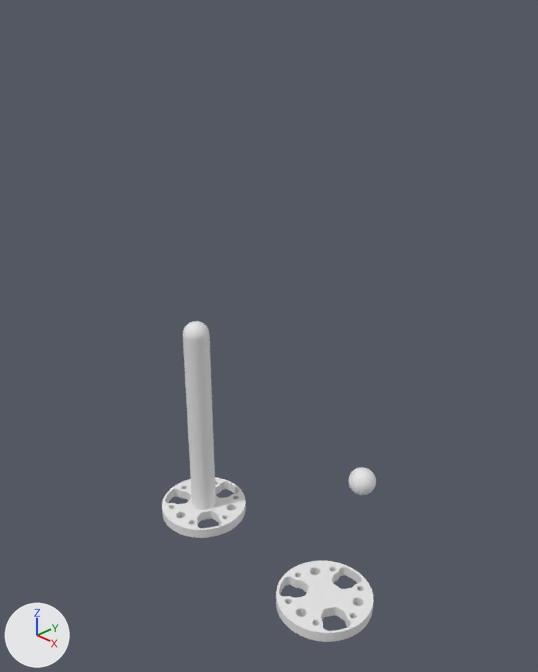
Before and after pictures for a commit that changed the Blender file assets/custom_accessory-pushT.blend.
Camera for both pictures: a 50 mm lens placed at (0.202, -0.153, 0.201), pointed at (0.035, 0.005, 0.09). Lighting does not change. The marker at lower left points along +X, +Y and +Z. The picture after the commit comes second.

The older version as bpy lines, for what is in view:
```python
me_cylinder = bpy.data.meshes.new('Cylinder')
me_cylinder.from_pydata(...)  # 289 vertices, 289 faces; spans x -1.0..1.0, y -1.0..1.0, z -1.12..1.0
me_cylinder.materials.append(None)
me_link6 = bpy.data.meshes.new('link6')
me_link6.from_pydata(...)  # 566 vertices, 1176 faces; spans x -0.0175..0.0174, y -0.0175..0.0175, z -0.004..0.0
me_link6_003 = bpy.data.meshes.new('link6.003')
me_link6_003.from_pydata(...)  # 566 vertices, 1176 faces; spans x -0.0175..0.0174, y -0.0175..0.0175, z -0.004..0.0
ob_cylinder = bpy.data.objects.new('Cylinder', me_cylinder)
ob_cylinder.location = (0.0, 0.0, 0.04)
ob_cylinder.rotation_euler = (3.142, 0.0, 0.0)  # degrees (180, 0, 0)
ob_cylinder.scale = (0.005, 0.005, 0.04)
ob_link6 = bpy.data.objects.new('link6', me_link6)
ob_link6.location = (0.0, 0.0, 0.002)
ob_link6_001 = bpy.data.objects.new('link6.001', me_link6_003)
ob_link6_001.location = (0.0689, 0.0, 0.0)
```
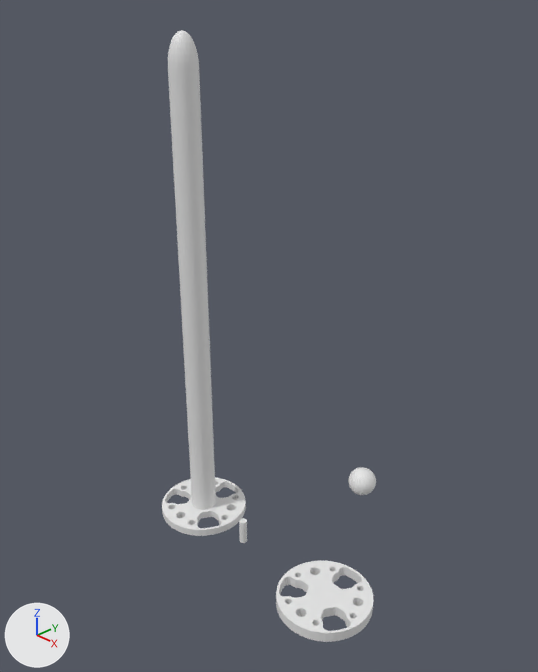
Patch to the scene script:
```diff
--- a/assets/custom_accessory-pushT.blend.py
+++ b/assets/custom_accessory-pushT.blend.py
@@ me_cylinder_001 @@
+me_cylinder_001.from_pydata(...)  # a 32-sided cylinder along z spanning x -1.0..1.0, y -1.0..1.0, z -1.0..1.0
@@ ob_link6 @@
 ob_link6.location = (0.0, 0.0, 0.002)
+ob_link6.scale = (1.0, 1.0, 0.75)
@@ ob_cylinder @@
 ob_cylinder = bpy.data.objects.new('Cylinder', me_cylinder)
-ob_cylinder.location = (0.0, 0.0, 0.04)
+ob_cylinder.location = (0.0, 0.0, 0.087)
 ob_cylinder.rotation_euler = (3.142, 0.0, 0.0)  # degrees (180, 0, 0)
-ob_cylinder.scale = (0.005, 0.005, 0.04)
+ob_cylinder.scale = (0.005, 0.005, 0.0875)
@@ ob_cylinder_001 @@
+ob_cylinder_001 = bpy.data.objects.new('Cylinder.001', me_cylinder_001)
+ob_cylinder_001.location = (0.0247, 0.0, 0.002)
+ob_cylinder_001.scale = (0.0015, 0.0015, 0.005)
```

Changed parts and their boxes [x1, y1, x2, y2] in the pictures (538 x 672 px):
'Cylinder', moved, rescaled (44% wider, 153% taller): before [183, 321, 216, 510]; after [168, 30, 216, 510]
'link6', rescaled: before [162, 477, 246, 538]; after [162, 477, 246, 536]
'Cylinder.001', added: after [239, 518, 247, 543]
